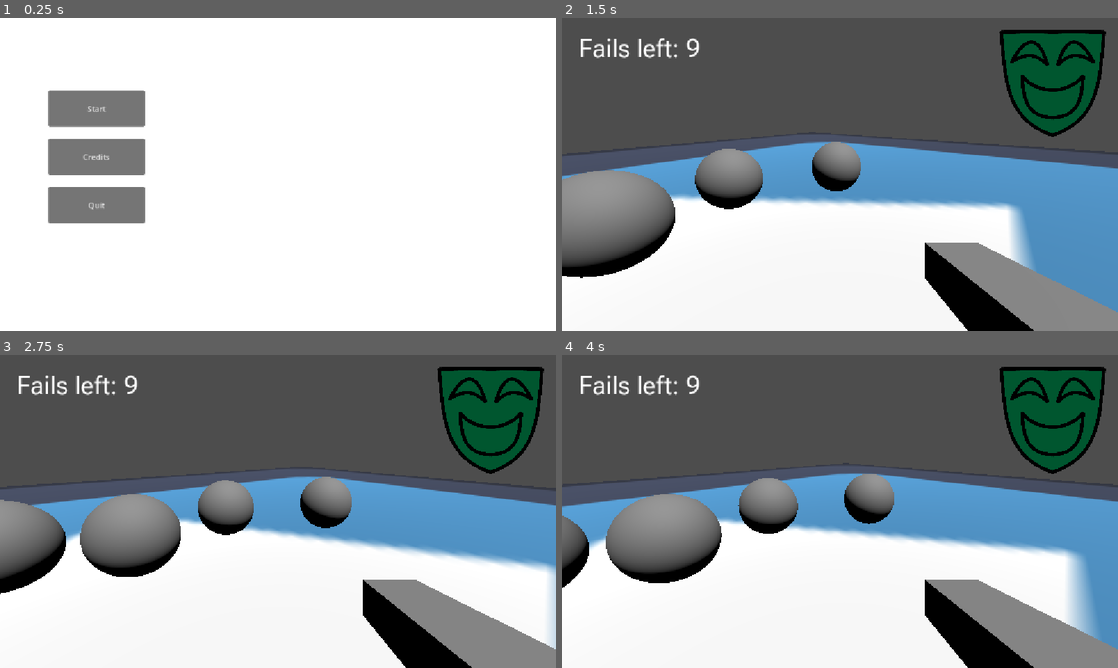
Above: before the commit, frames 1-4 (two rows, left to right).
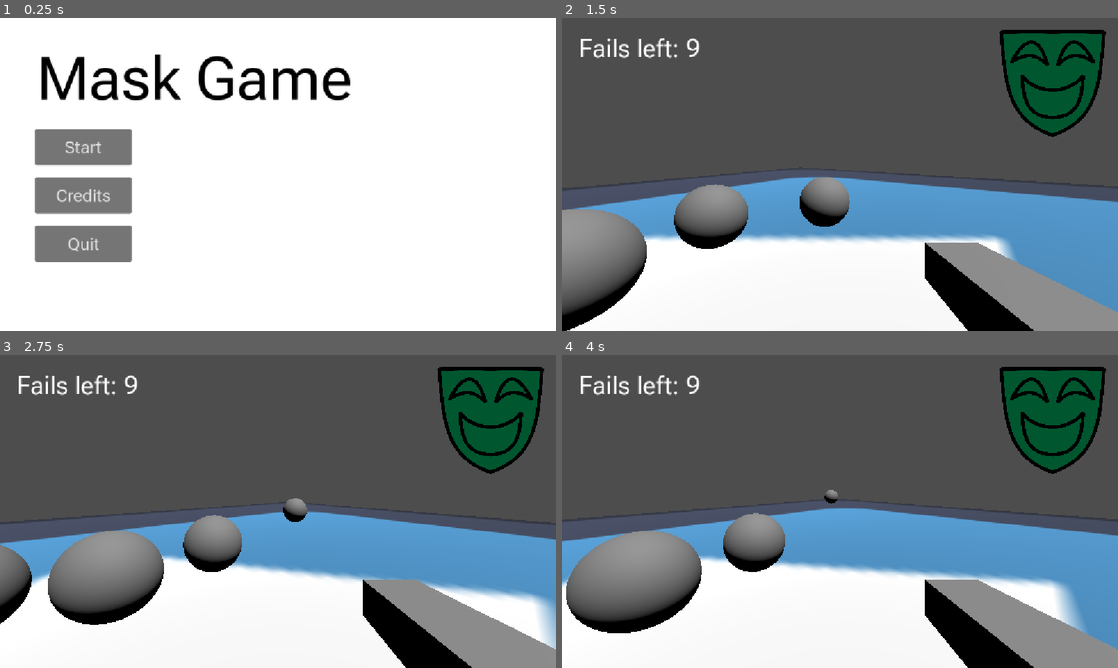
Above: after the commit, the same moments.

Repository: makezig/MaskGame
Game: Godot game, scene res://UI/MainMenu.tscn
Same seed, same stepped clock (60 frames per second), same inputs: the game is played once before the commit and once after it. The engine's default icon, where the game draws it, is replaced by a stand-in: a white triangle on a blue panel in a dark square.
Inputs (mouse positions are in pixels of both pictures, inside the frame that each line leads up to):
- Up to frame 1 (0.25 s): no input
- Up to frame 2 (1.5 s): click "Start" at 0.5 s; move the mouse to (867, 174) at 1.27 s; press the mouse at (867, 174) at 1.28 s
- Up to frame 3 (2.75 s): tap Enter at 2 s; move the mouse to (250, 511) at 2.02 s; release the mouse at (250, 511) at 2.03 s; tap E (Place) at 2.1 s
- Up to frame 4 (4 s): move the mouse to (851, 505) at 2.77 s; press the mouse at (851, 505) at 2.78 s; move the mouse to (834, 517) at 3.52 s; release the mouse at (834, 517) at 3.53 s; tap E (Place) at 3.6 s

The runs differ from the first frame. In frame 1, 10% of the frame differs, in the area x 6-63%, y 11-78%; in frame 2, 27%; in frame 3, 29%; in frame 4, 29%, in the area x 0-100%, y 34-91%.

Commit message:
Added title and bg color to main menu

Diff:
--- a/mask-game/UI/MainMenu.tscn
+++ b/mask-game/UI/MainMenu.tscn
@@ -1,6 +1,24 @@
 [gd_scene format=3 uid="uid://blg57qo672w3u"]
 
 [ext_resource type="Script" uid="uid://beyhw7jty2oyg" path="res://UI/MainMenuScript.gd" id="1_uahxu"]
+[ext_resource type="FontFile" uid="uid://bouybuirdjx5e" path="res://Fonts/Roboto_Flex/RobotoFlex-VariableFont_GRAD,XOPQ,XTRA,YOPQ,YTAS,YTDE,YTFI,YTLC,YTUC,opsz,slnt,wdth,wght.ttf" id="2_b37jj"]
+
+[sub_resource type="Theme" id="Theme_otjfi"]
+default_font = ExtResource("2_b37jj")
+default_font_size = 124
+
+[sub_resource type="Theme" id="Theme_8aown"]
+default_font = ExtResource("2_b37jj")
+default_font_size = 36
+
+[sub_resource type="Theme" id="Theme_b37jj"]
+default_font_size = 36
+
+[sub_resource type="Theme" id="Theme_t6syg"]
+default_font_size = 36
+
+[sub_resource type="Theme" id="Theme_y6s48"]
+default_font_size = 24
 
 [node name="MainMenu" type="Control" unique_id=2022857961]
 layout_mode = 3
@@ -27,16 +45,26 @@
 grow_horizontal = 2
 grow_vertical = 2
 
+[node name="GameTitle" type="Label" parent="." unique_id=785032850]
+layout_mode = 0
+offset_left = 76.0
+offset_top = 53.0
+offset_right = 730.0
+offset_bottom = 205.0
+theme = SubResource("Theme_otjfi")
+theme_override_colors/font_color = Color(0, 0, 0, 1)
+text = "Mask Game"
+
 [node name="Buttons" type="Control" parent="." unique_id=296897060]
 z_index = 1
 layout_mode = 1
 anchors_preset = 4
 anchor_top = 0.5
 anchor_bottom = 0.5
-offset_left = 100.0
-offset_top = -174.0
-offset_right = 300.0
-offset_bottom = 176.0
+offset_left = 73.0
+offset_top = -94.0
+offset_right = 273.0
+offset_bottom = 183.0
 grow_vertical = 2
 script = ExtResource("1_uahxu")
 
@@ -49,6 +77,7 @@
 offset_right = 100.0
 offset_bottom = 75.0
 grow_horizontal = 2
+theme = SubResource("Theme_8aown")
 text = "Start"
 
 [node name="CreditsButton" type="Button" parent="Buttons" unique_id=243894096]
@@ -61,6 +90,7 @@
 offset_right = 100.0
 offset_bottom = 175.0
 grow_horizontal = 2
+theme = SubResource("Theme_b37jj")
 text = "Credits
 "
 
@@ -74,6 +104,7 @@
 offset_right = 100.0
 offset_bottom = 275.0
 grow_horizontal = 2
+theme = SubResource("Theme_t6syg")
 text = "Quit"
 
 [node name="CreditsLabel" type="Label" parent="Buttons" unique_id=1648397886]
@@ -83,12 +114,13 @@
 anchor_top = 0.5
 anchor_right = 1.0
 anchor_bottom = 0.5
-offset_left = 46.0
-offset_top = -160.0
-offset_right = 496.0
-offset_bottom = 90.0
+offset_left = 30.0
+offset_top = -126.5
+offset_right = 480.0
+offset_bottom = 123.5
 grow_horizontal = 0
 grow_vertical = 2
+theme = SubResource("Theme_y6s48")
 theme_override_colors/font_color = Color(0, 0, 0, 1)
 text = "William - UI
 Markus - 3D modeling
--- a/mask-game/project.godot
+++ b/mask-game/project.godot
@@ -20,6 +20,10 @@
 window/stretch/mode="canvas_items"
 window/stretch/aspect="expand"
 
+[gui]
+
+theme/custom_font="uid://bouybuirdjx5e"
+
 [input]
 
 Interact={
